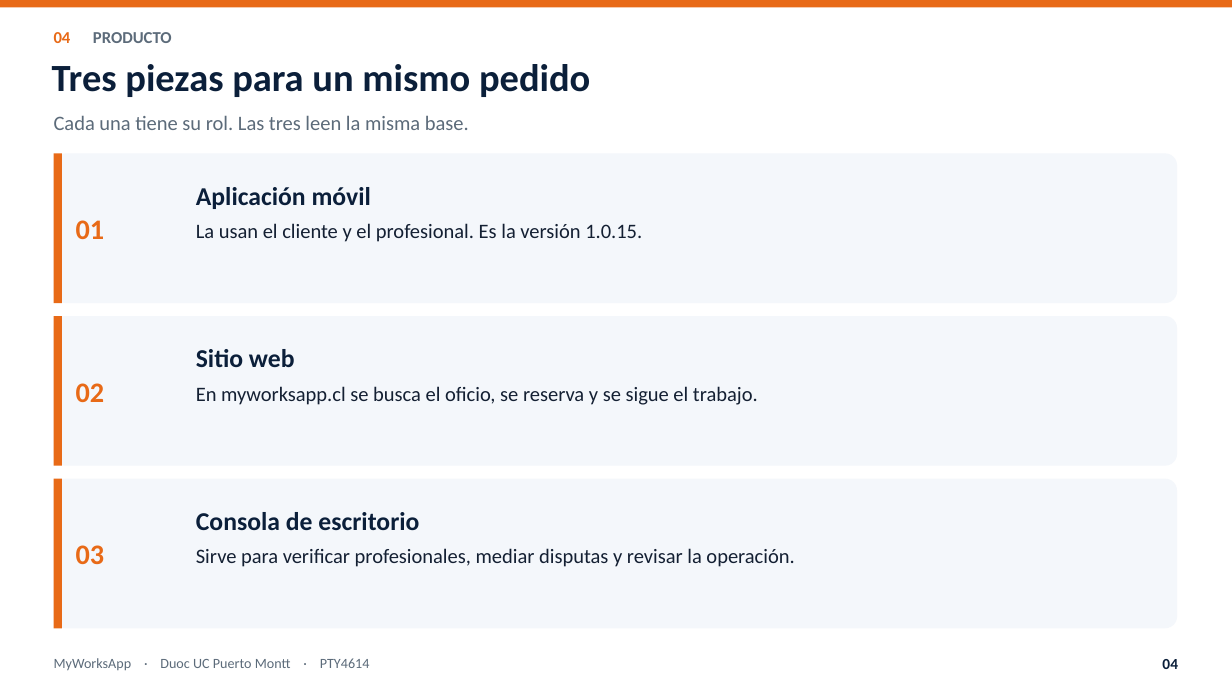
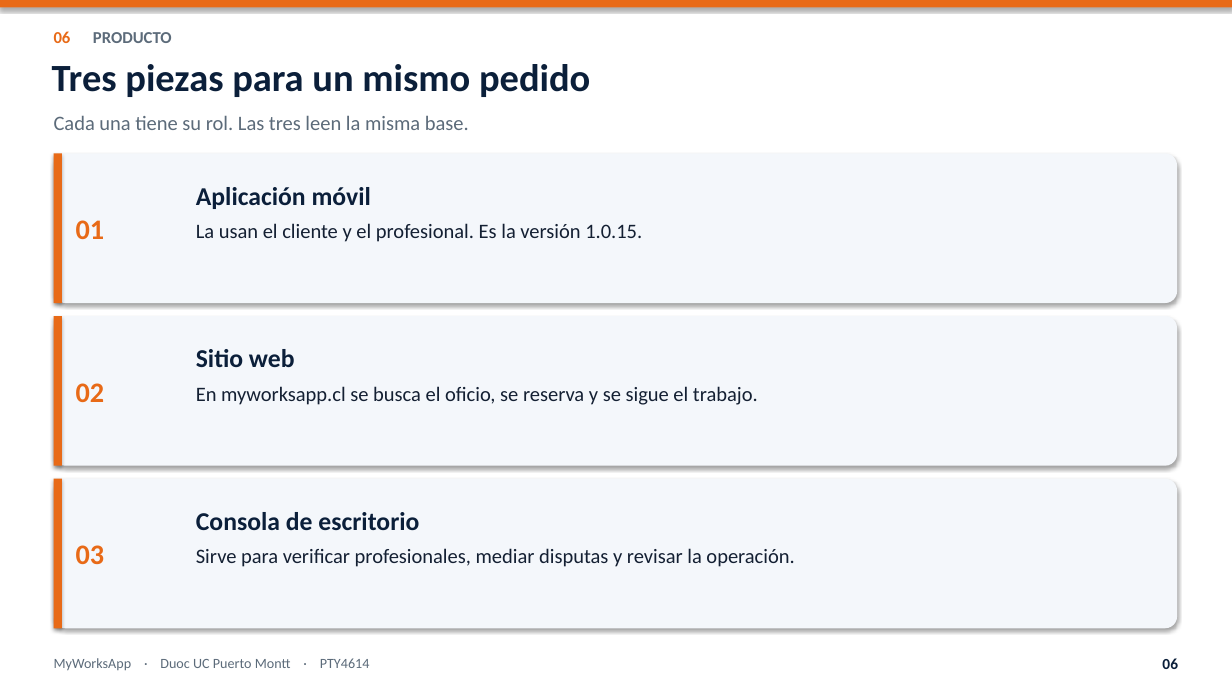
Before and after one commit to nicoussj/Proyecto-Titulo-MyWorksApp, a slide deck: slide 6 of Fase 2/Presentacion_final_MyWorksApp.pptx (slide 4 before the commit). Drawn at 1232x693 pixels with LibreOffice and Linux fonts; fonts in the diff are those of the drawing. Boxes give left, top, right and bottom in pixels: in the first picture for what was removed or moved away, otherwise in the second. Text is boxed around its words. In the diff, an @@ line names an element or a change of style, - is before the commit and + after.

```diff
--- a/Fase 2/Presentacion_final_MyWorksApp.pptx
+++ b/Fase 2/Presentacion_final_MyWorksApp.pptx
@@ text at [54,31,172,43]: text changed @@
-04 PRODUCTO
+06 PRODUCTO
@@ shadow on in 7 elements at [0,0,1232,7], [54,153,1177,303], [54,153,62,303], [54,316,1177,466], [54,316,62,466], [54,479,1177,628], [54,479,62,628] @@
@@ text at [1162,658,1178,669]: text changed @@
-04
+06
```
Also in this commit, not shown: 10 other slides changed, 4 slides added, 2 slides removed, 3 other files.
